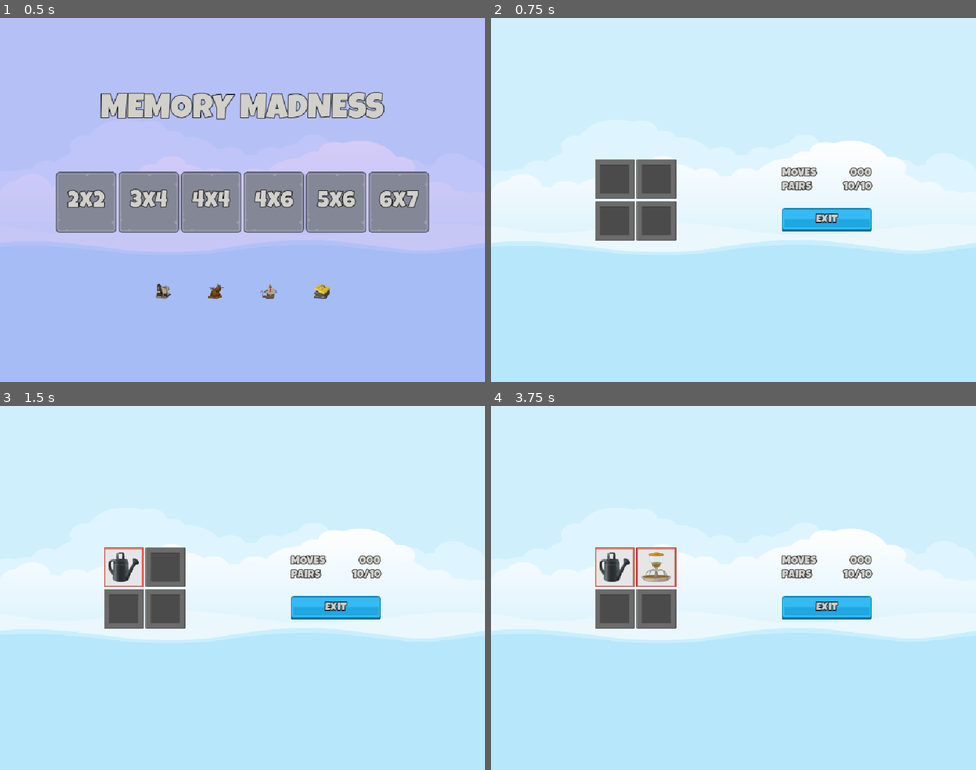
Above: before the commit, frames 1-4 (two rows, left to right).
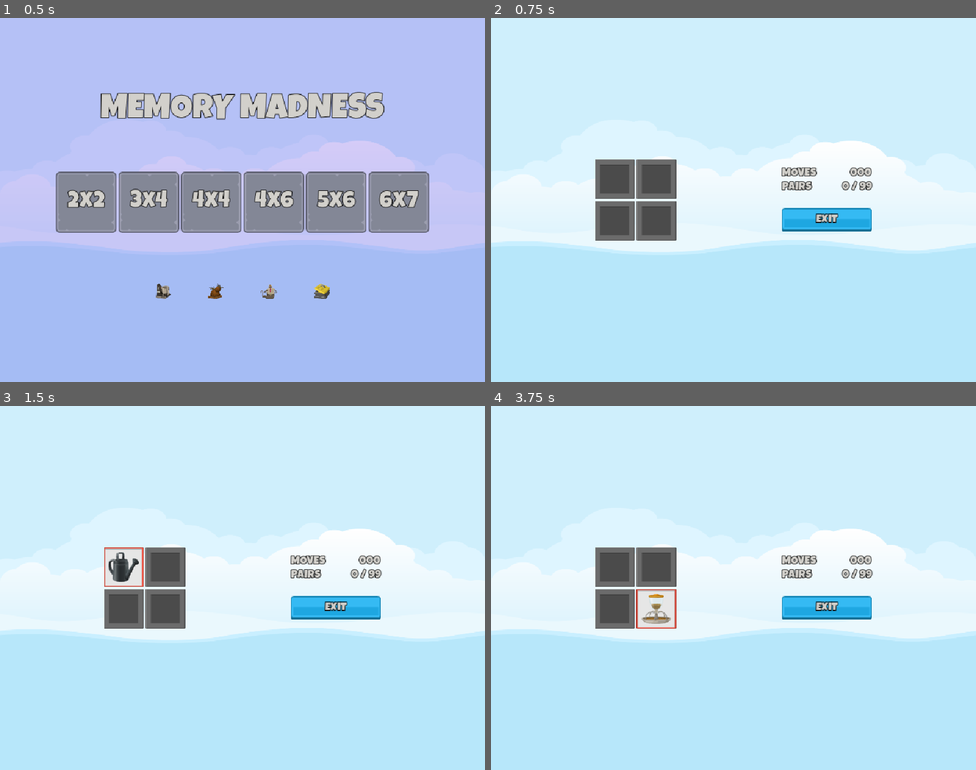
Above: after the commit, the same moments.

Repository: LHO-Developments/Godot-Projects
Game: Godot game, scene res://Scenes/Master/Master.tscn
Same seed, same stepped clock (60 frames per second), same inputs: the game is played once before the commit and once after it.
Inputs (mouse positions are in pixels of both pictures, inside the frame that each line leads up to):
- Up to frame 1 (0.5 s): no input
- Up to frame 2 (0.75 s): click "2x2" at 0.5 s
- Up to frame 3 (1.5 s): click (121, 566) at 1.25 s
- Up to frame 4 (3.75 s): click (655, 566) at 2.02 s; click (612, 609) at 2.77 s; click (655, 609) at 3.52 s

Frame 1 is identical in both runs. In frame 2, 0.1% of the frame differs, in the area x 72-79%, y 44-48%; in frame 3, 0.1%; in frame 4, 2.7%, in the area x 21-79%, y 38-62%.

Commit message:
add logic to score and match pairs and hide it

Diff:
--- a/Memory Madness/memory-madness/Scenes/Game/Game.gd
+++ b/Memory Madness/memory-madness/Scenes/Game/Game.gd
@@ -2,12 +2,16 @@
 
 const MEMORY_TILE = preload("uid://cql5xay1b52lu")
 @onready var grid_container: GridContainer = $HB/GridContainer
+@onready var scorer: Scorer = $Scorer;
+@onready var pairs_label: Label = $HB/VB/HB2/PairsLabel
 
 
 # Called when the node enters the scene tree for the first time.
 func _ready() -> void:
 	SignalHub.on_level_selected.connect(_on_level_selected);
 
+func _process(delta: float) -> void:
+	pairs_label.text = scorer.get_pairs_str();
 
 func _on_level_selected(level_setting: LevelSetting) -> void:
 
@@ -21,6 +25,8 @@
 		grid_container.add_child(tile);
 		tile.setup(image,frame_image);
 
+	scorer.clear_new_game();
+
 
 func _on_exit_button_pressed() -> void:
 	for t in grid_container.get_children():
--- a/Memory Madness/memory-madness/Scenes/MemoryTile/MemoryTile.gd
+++ b/Memory Madness/memory-madness/Scenes/MemoryTile/MemoryTile.gd
@@ -11,6 +11,13 @@
 	frame_image.texture = frame;
 	item_image.texture = image;
 
+func matches_other_tile(other: MemoryTile) -> bool:
+	return other != self and other.item_image.texture == item_image.texture;
+
+func kill_on_pair() -> void:
+	disabled = true;
+	modulate = Color.TRANSPARENT;
+
 func reveal(r: bool) -> void:
 	frame_image.visible = r;
 	item_image.visible = r;
--- a/Memory Madness/memory-madness/Scenes/Scorer/Scorer.gd
+++ b/Memory Madness/memory-madness/Scenes/Scorer/Scorer.gd
@@ -3,17 +3,33 @@
 
 static var SelectionEnabled: bool = true;
 var _selected_tiles: Array[MemoryTile];
-@onready var reveal_timer: Timer = $RevealTimer
+@onready var reveal_timer: Timer = $RevealTimer;
+var _pairs_made: int = 0;
+var _target_pairs: int = 99;
 
 # Called when the node enters the scene tree for the first time.
 func _ready() -> void:
 	SignalHub.on_tile_selected.connect(on_tile_selected);
 	SignalHub.on_game_exit_pressed.connect(on_game_exist_pressed)
 
+func clear_new_game() -> void:
+	_selected_tiles.clear();
+	SelectionEnabled = true;
+	_pairs_made = 0;
+
+func get_pairs_str() -> String:
+	return "%d / %d" % [ _pairs_made, _target_pairs];
+func check_for_pair() -> void:
+	if _selected_tiles[0].matches_other_tile(_selected_tiles[1]):
+		_selected_tiles[0].kill_on_pair();
+		_selected_tiles[1].kill_on_pair();
+		_pairs_made += 1;
+
 func process_pair() -> void:
 	if _selected_tiles.size() != 2: return
 	SelectionEnabled =  false;
 	reveal_timer.start();
+	check_for_pair();
 
 func on_tile_selected(tile: MemoryTile) -> void:
 	if !SelectionEnabled: return
--- a/Memory Madness/memory-madness/Scenes/Scorer/Scorer.tscn
+++ b/Memory Madness/memory-madness/Scenes/Scorer/Scorer.tscn
@@ -6,6 +6,5 @@
 script = ExtResource("1_pmgxc")
 
 [node name="RevealTimer" type="Timer" parent="." unique_id=558045055]
-wait_time = 2.0
 
 [connection signal="timeout" from="RevealTimer" to="." method="_on_reveal_timer_timeout"]
